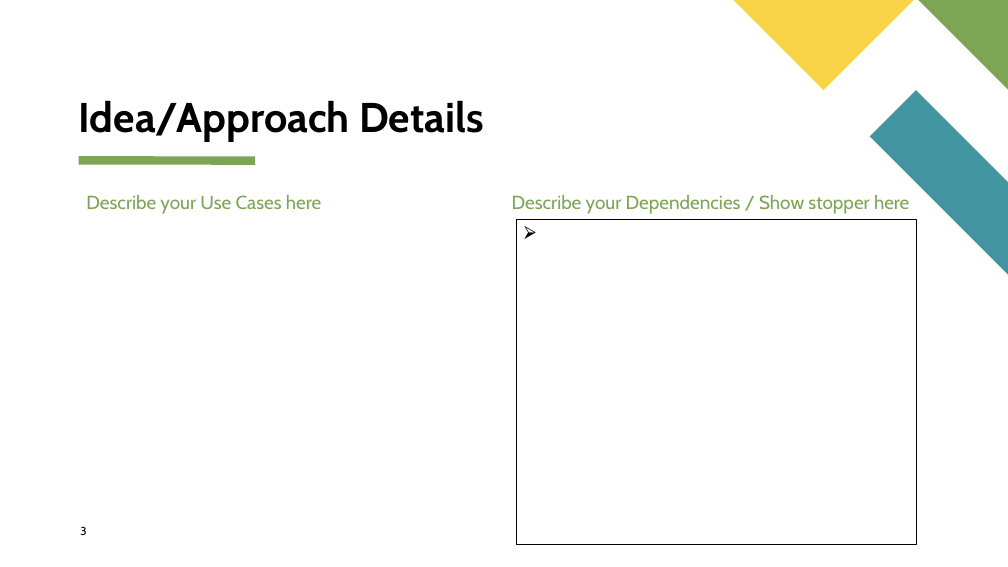
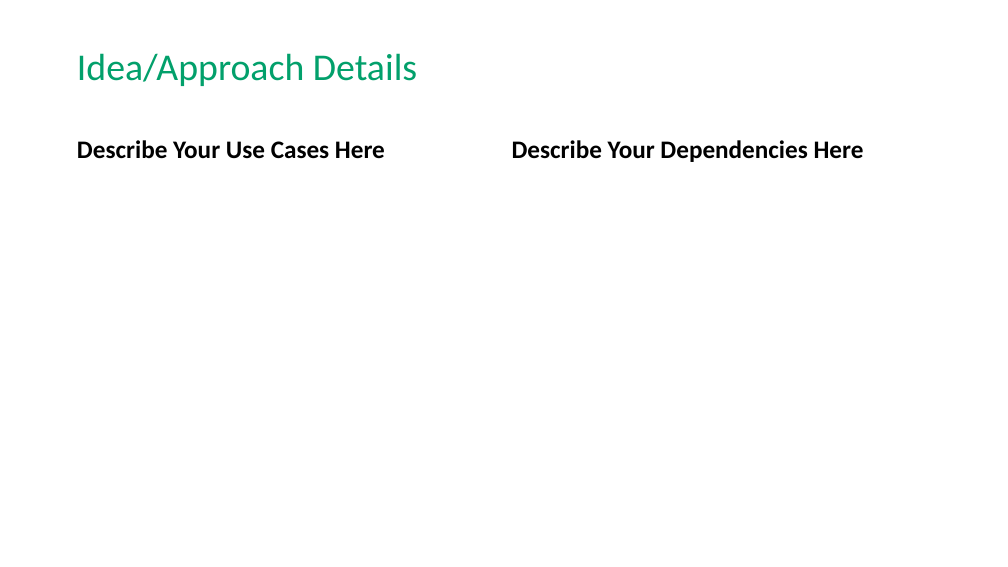
Before and after one commit to HARIOM317/SIH-WebApp, a slide deck: slide 3 of src/Assets/Guidelines/Idea-Presentation-Format.pptx. Drawn at 1008x567 pixels with LibreOffice and Linux fonts; fonts in the diff are those of the drawing. Boxes give left, top, right and bottom in pixels: in the first picture for what was removed or moved away, otherwise in the second. Text is boxed around its words. In the diff, an @@ line names an element or a change of style, - is before the commit and + after.

```diff
--- a/src/Assets/Guidelines/Idea-Presentation-Format.pptx
+++ b/src/Assets/Guidelines/Idea-Presentation-Format.pptx
@@ freeform shape removed at (734, 0, 914, 90) @@
@@ freeform shape removed at (919, 0, 1008, 90) @@
@@ title "Idea/Approach Details": place and size @@
-title "Idea/Approach Details" at (79, 100, 484, 142)
+title "Idea/Approach Details" at (77, 53, 417, 86)
@@ title "Idea/Approach Details" at (77, 53, 417, 86): size 39.6 to 36 pt, font Cabin to Calibri, text colour #000000 to #02A06B, bold off; vertical alignment bottom to middle @@
@@ freeform shape removed at (870, 90, 1008, 274) @@
@@ text "Describe Your Use Cases Here" at (77, 140, 385, 159): vertical alignment top to bottom @@
@@ text at (77, 140, 385, 159): text changed; size 18 to 24 pt; font Cabin to Calibri; text colour #7CA655 to #000000; bold on @@
-Describe your Use Cases here
+Describe Your Use Cases Here
@@ text "Describe Your Dependencies Here" at (512, 140, 864, 162): vertical alignment top to bottom @@
@@ text at (512, 140, 864, 162): text changed; size 18 to 24 pt; font Cabin to Calibri; text colour #7CA655 to #000000; bold on @@
-Describe your Dependencies / Show stopper here
+Describe Your Dependencies Here
@@ line removed from (79, 160) to (256, 160) @@
@@ rectangle removed at (516, 220, 917, 544) @@
@@ page number removed at (80, 526, 86, 535) @@
-3
```
Also in this commit, not shown: 4 other slides changed, 58 other files.
